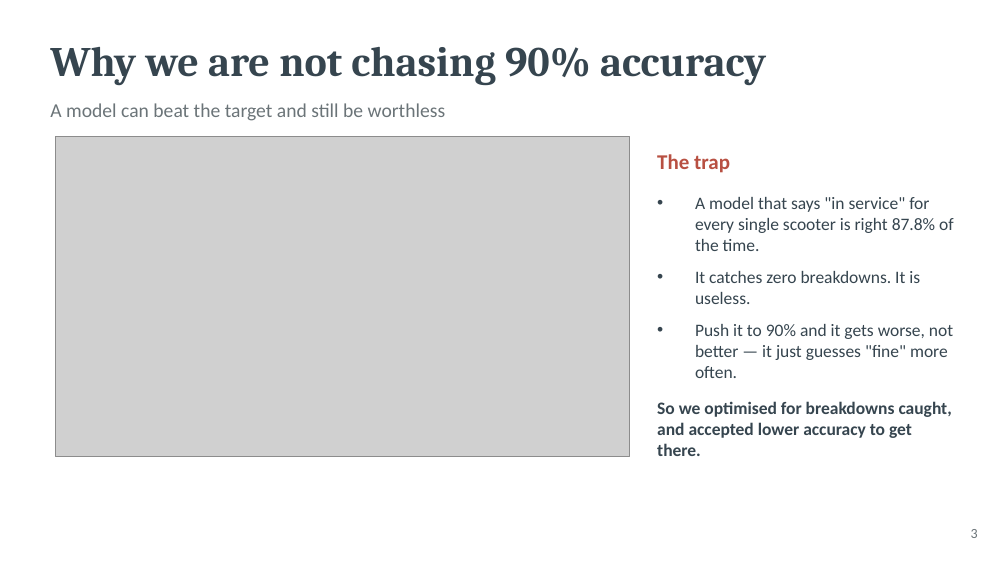
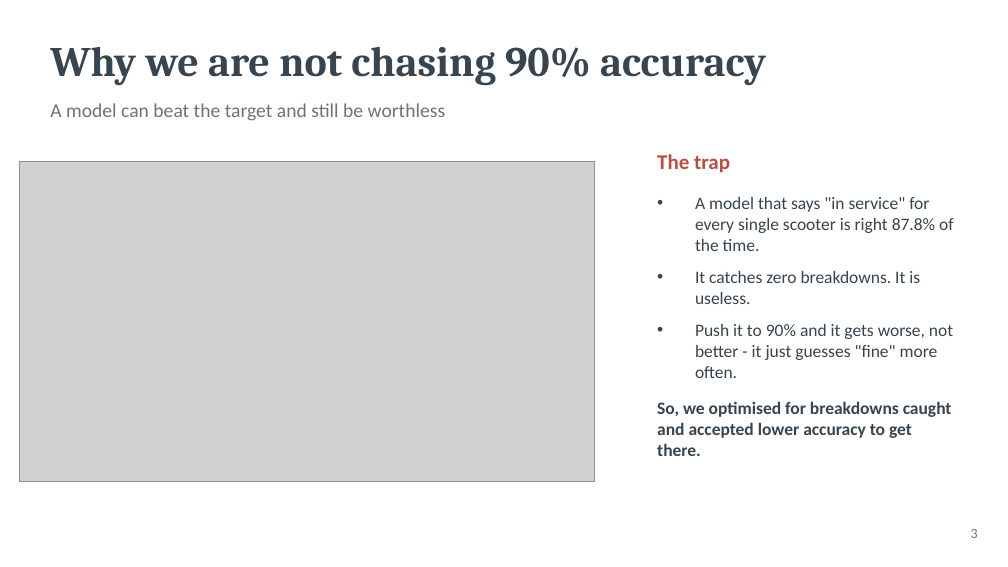
Before and after one commit to nikhilbansal034/pythontutedude, a slide deck: slide 3 of datacamp project/scooter_reliability_presentation.pptx. Drawn at 1008x567 pixels with LibreOffice and Linux fonts; fonts in the diff are those of the drawing; grey boxes stand for pictures. Boxes give left, top, right and bottom in pixels: in the first picture for what was removed or moved away, otherwise in the second. Text is boxed around its words. In the diff, an @@ line names an element or a change of style, - is before the commit and + after.

```diff
--- a/datacamp project/scooter_reliability_presentation.pptx
+++ b/datacamp project/scooter_reliability_presentation.pptx
@@ picture: place and size @@
-picture at box(55, 136, 630, 457)
+picture at box(20, 161, 595, 482)
@@ text at box(695, 324, 953, 378): text changed @@
-• Push it to 90% and it gets worse, not better — it just guesses "fine" more often.
+• Push it to 90% and it gets worse, not better - it just guesses "fine" more often.
@@ text at box(657, 401, 952, 456): text changed @@
-So we optimised for breakdowns caught, and accepted lower accuracy to get there.
+So, we optimised for breakdowns caught and accepted lower accuracy to get there.
```
Also in this commit, not shown: 6 other slides changed, 1 slide removed.
